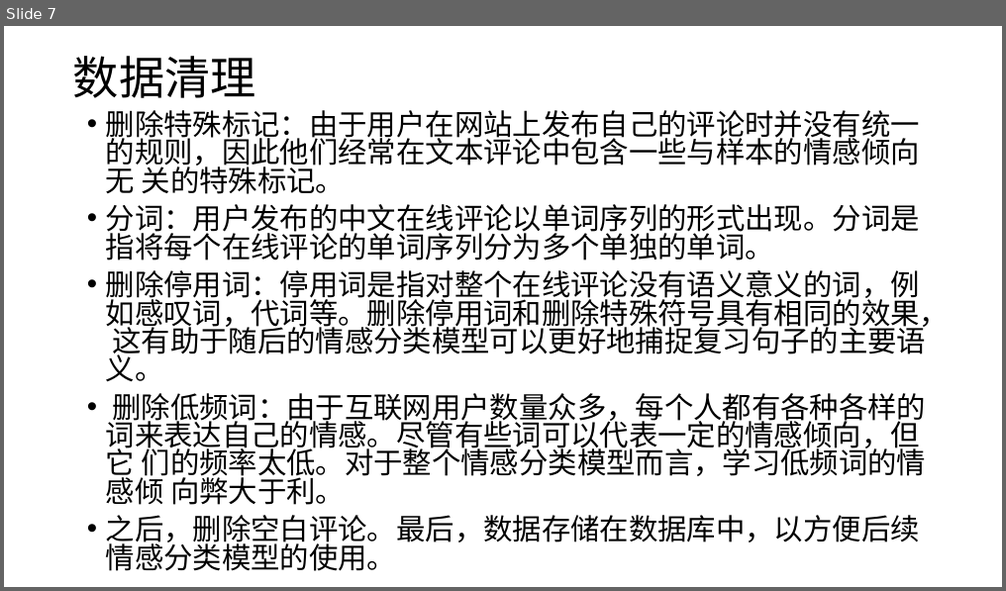
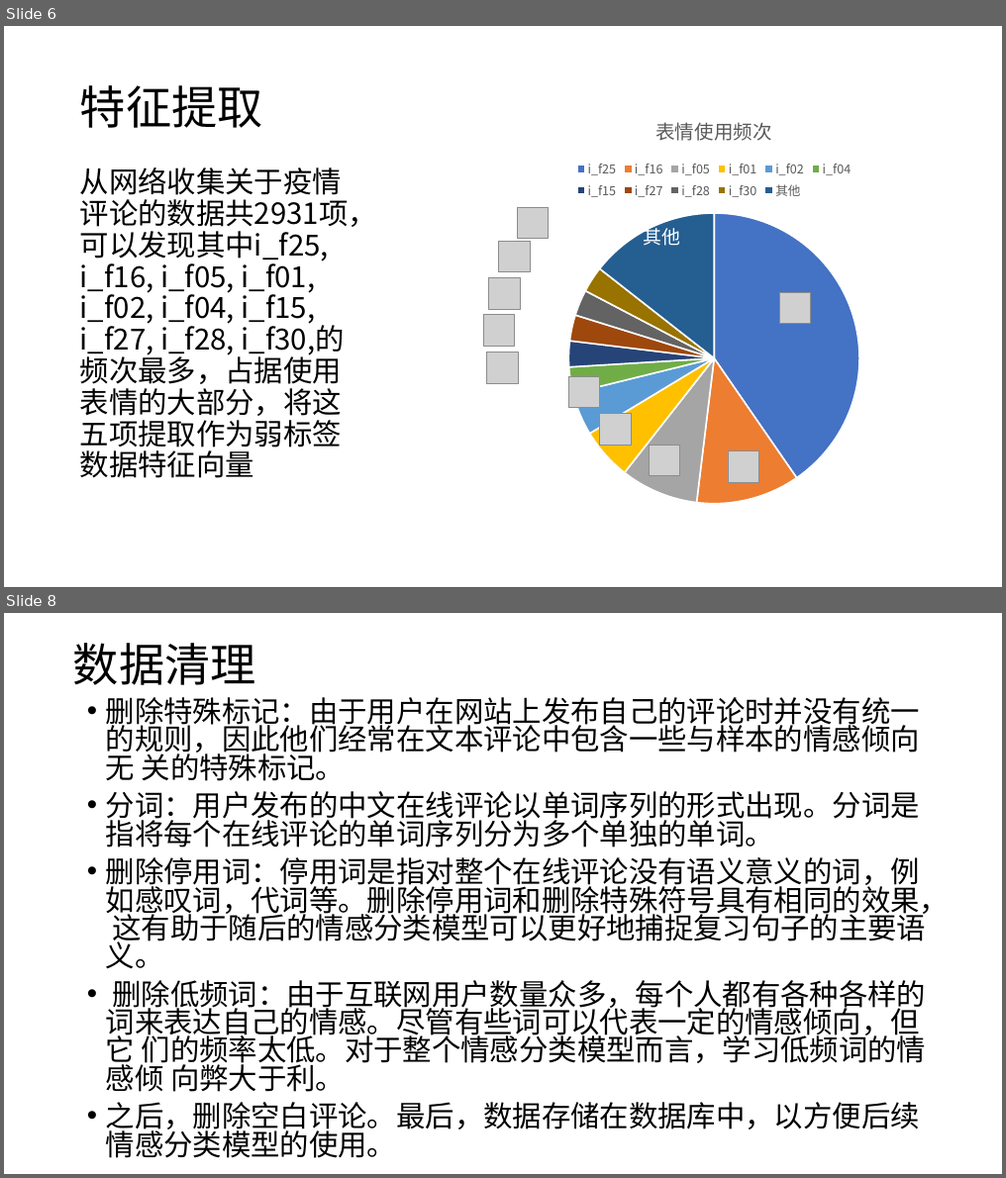
Before and after one commit to XinLin-cs/Dev_Note, a slide deck: COVID-19 Sentiment based on Weak Tagging Information/开题报告.pptx. Shown one above the other, each under a label of ours: slide 7 before the commit, slides 6 and 8 after it; the slides between them are not shown. The pictures are 1006x591 and 1006x1178 pixels, drawn with LibreOffice and Linux fonts; fonts in the diff are those of the drawing; grey boxes stand for pictures. Boxes give left, top, right and bottom in pixels: in the first picture for what was removed or moved away, otherwise in the second. Text is boxed around its words. In the diff, an @@ line names an element or a change of style, - is before the commit and + after.

```diff
--- a/COVID-19 Sentiment based on Weak Tagging Information/开题报告.pptx
+++ b/COVID-19 Sentiment based on Weak Tagging Information/开题报告.pptx
@@ slide 6 added at (x1=4, y1=26, x2=1002, y2=587), background #FFFFFF @@
@@ title added at (x1=80, y1=85, x2=263, y2=128), 44 pt, text #000000 @@
+特征提取
@@ pie chart added at (x1=464, y1=99, x2=963, y2=515) @@
+title "表情使用频次 "
+categories: i_f25, i_f16, i_f05, i_f01, i_f02, i_f04, i_f15, i_f27, i_f28, i_f30, 其他
+Series 1: 40, 12, 9, 6, 5, 3, 3, 3, 3, 3, 14
@@ text added at (x1=80, y1=168, x2=377, y2=478), 28 pt, text #000000 @@
+从网络收集关于疫情评论的数据共2931项，可以发现其中i_f25, i_f16, i_f05, i_f01, i_f02, i_f04, i_f15, i_f27, i_f28, i_f30,的频次最多，占据使用表情的大部分，将这五项提取作为弱标签数据特征向量
@@ picture added at (x1=517, y1=208, x2=548, y2=240) @@
@@ text added at (x1=643, y1=225, x2=680, y2=246), 18 pt, text #FFFFFF @@
+其他
@@ picture added at (x1=499, y1=241, x2=531, y2=273) @@
@@ picture added at (x1=489, y1=278, x2=521, y2=310) @@
@@ picture added at (x1=779, y1=292, x2=811, y2=324) @@
@@ picture added at (x1=483, y1=315, x2=515, y2=347) @@
@@ picture added at (x1=487, y1=353, x2=519, y2=383) @@
@@ picture added at (x1=568, y1=376, x2=600, y2=408) @@
@@ picture added at (x1=600, y1=414, x2=632, y2=445) @@
@@ picture added at (x1=649, y1=445, x2=681, y2=476) @@
@@ picture added at (x1=728, y1=452, x2=759, y2=482) @@
@@ what was slide 7 is now slide 8 @@
```
Also in this commit, not shown: 1 slide changed, 7 other files.
